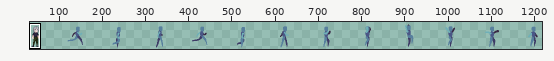
Sprite sheet -- assets/player.png. Above, an overview of the earlier version with the close-up marked.
Close-up. Earlier state:
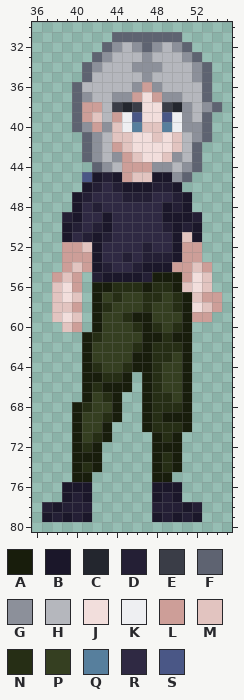
The file is 1248x96 pixels. Shown: x 36..55, y 30..80. The wide view leaves out empty margins. The commit also changed other parts of the picture, which this record leaves out.
Palette (. is transparent): A #181d0c  B #1b172a  C #23262e  D #241f35  E #3a3d47  F #5e6371  G #8c909a  H #b5b7bd  J #f2dedc  K #eeeff2  L #cd9e98  M #e2c4c0  N #262e15  P #353f21  Q #577f9d  R #2f2943  S #4a5786
Pixels before, first column x 37:
31 .......FFFFFFF....
32 ......FGHGFGHGF...
33 .....FGHHHGHHHGF..
34 ....FGHHHGGGHHHGF.
35 ....FHHHHHGHHHHGF.
36 ...FHHHHHGLGHHHHF.
37 ...FGHHGGLJLGGHHF.
38 ...FLLHECEJJECGHGF
39 ...FLMHLKSJJSKGHF.
40 ...FGLGMKQMMQKGGF.
41 ....FGHMMJJMJMHGF.
42 ....FGHLMJJJJMHF..
43 ....FGHGLMJJMGHF..
44 .....FGHLLLGGHGF..
45 ....SBDBLMMBBGF...
46 ....BDRDBBBDDB....
47 ...BDRRRDDDRRDB...
48 ...BRDRRRRRRBDB...
49 ..DBRRBRRRRRBBBD..
50 ..BDRDBRRRRRDBDB..
51 ..BRDBDRRRRRRBMB..
52 ..LLMBRRRRDRRBLL..
53 ..LLLBRRDRDDDBLL..
54 ..LMLBDRRDBBBLLML.
55 .LML.DBBBBDAAALJM.
56 .MJL.AANNNANNAMJM.
57 .MJM.APNPPNNPNAMLL
58 .MML.ANPPPNPPNAJML
59 .MJM.APPNAAPPPALL.
60 ..ML.APPPNANPNA...
61 ....ANPPPPAANAA...
62 ....APPPPNANNNA...
63 ....APPPPAANNPA...
64 ....ANPPNAANPPA...
65 ....AANNA.ANPPA...
66 ....ANAAA.ANPPA...
67 ....APNA..ANNPA...
68 ...ANPPA..ANNNA...
69 ...APPNA..ANAAA...
70 ...APPA...ANNNA...
71 ...APNA....ANA....
72 ...ANA.....AAA....
73 ...AAA.....ANA....
74 ...ANA.....ANA....
75 ...AA......AA.....
76 ..BBB......BBB....
77 ..BDB......BDB....
78 DBDDD......DDDBD..
79 BDBDB......BDBDB..
And afterwards:
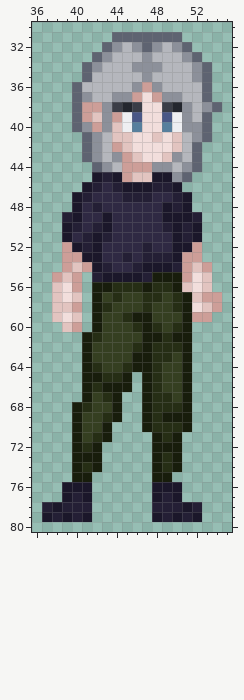
Edits made:
Changed rows in their new state; - is an unchanged pixel.
first column x 43:
38 G-----
39 G-----
40 ----JJ
first column x 41:
45 .
first column x 40:
51 -----------D
52 BD---------B
53 -B----------
54 ----------D-
Changed places in both close-ups, as pixel boxes (x1, y1, x2, y2):
changed: (102, 102, 162, 132)
erased: (82, 172, 92, 182)
changed: (172, 232, 192, 272)
changed: (72, 242, 92, 262)
